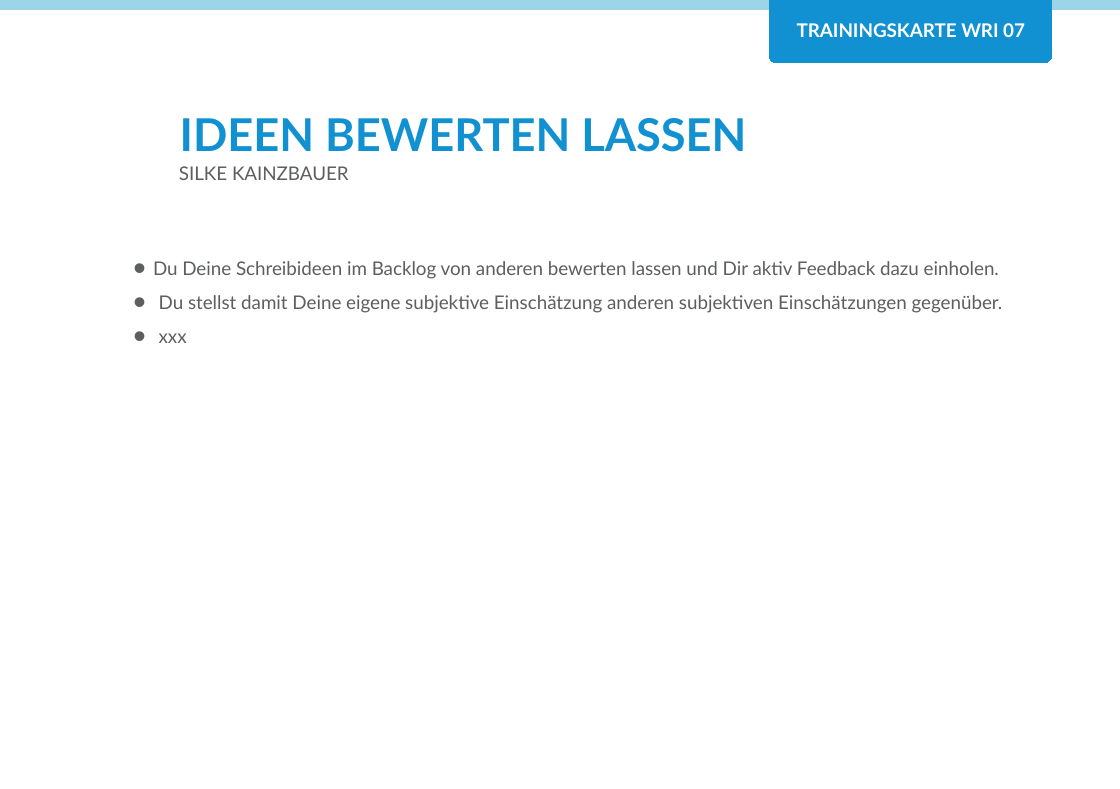
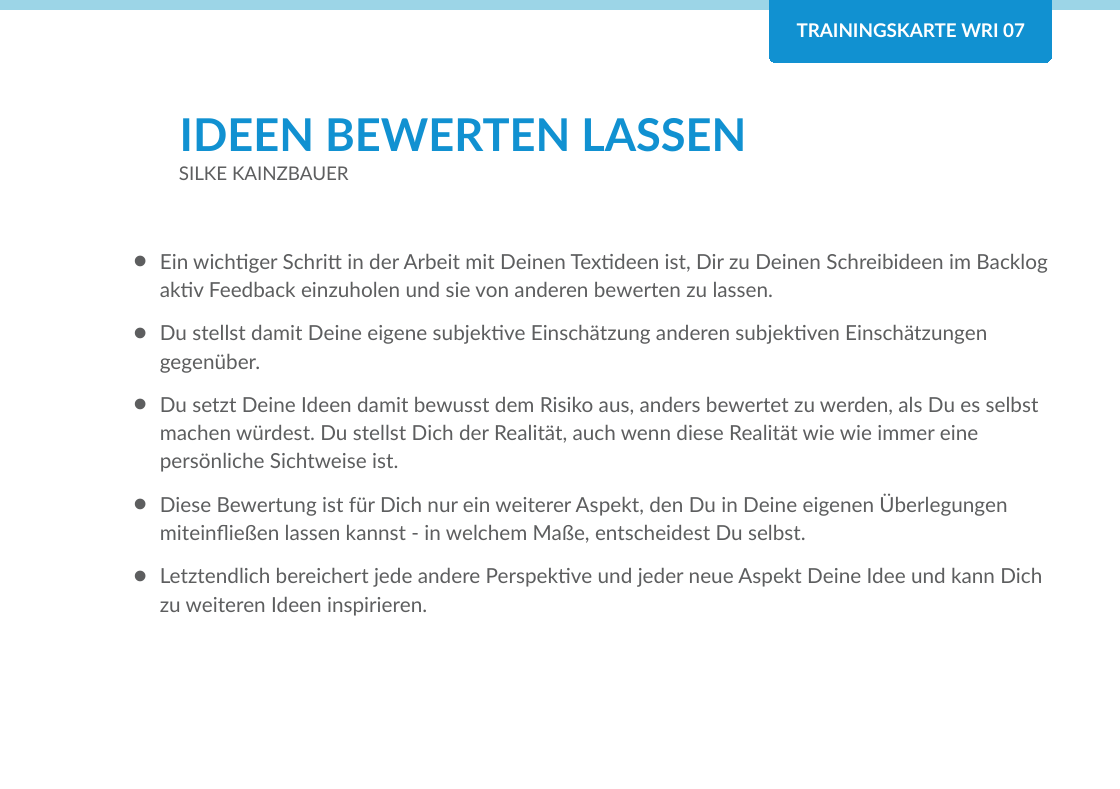
Before and after one commit to Teamtool/training-materials, a slide deck: slide 1 of training-cards/agile moves/Writing (WRI)/ger/apprentice/ger_wri_07_Ideen_bewerten_lassen_AM_A.pptx. Drawn at 1120x789 pixels with LibreOffice and Linux fonts; fonts in the diff are those of the drawing; background and template pictures are left out. Boxes give left, top, right and bottom in pixels: in the first picture for what was removed or moved away, otherwise in the second. Text is boxed around its words. In the diff, an @@ line names an element or a change of style, - is before the commit and + after.

```diff
--- a/training-cards/agile moves/Writing (WRI)/ger/apprentice/ger_wri_07_Ideen_bewerten_lassen_AM_A.pptx
+++ b/training-cards/agile moves/Writing (WRI)/ger/apprentice/ger_wri_07_Ideen_bewerten_lassen_AM_A.pptx
@@ text at (160,253,1047,297): text changed; size 10 to 11 pt @@
-  • Du Deine Schreibideen im Backlog von anderen bewerten lassen und Dir aktiv Feedback dazu einholen.
+  • Ein wichtiger Schritt in der Arbeit mit Deinen Textideen ist, Dir zu Deinen Schreibideen im Backlog aktiv Feedback einzuholen und sie von anderen bewerten zu lassen.
@@ text at (160,324,987,373): size 10 to 11 pt in "Du stellst damit Deine eigene subjektive Einschätzung ..."; list level 1 to 2 in "Du stellst damit Deine eigene ..."; line spacing 1.5 to 15pt @@
@@ text at (160,396,1042,616): text changed; size 10 to 11 pt @@
-• xxx
+  • Du setzt Deine Ideen damit bewusst dem Risiko aus, anders bewertet zu werden, als Du es selbst machen würdest. Du stellst Dich der Realität, auch wenn diese Realität wie wie immer eine persönliche Sichtweise ist.
+  • Diese Bewertung ist für Dich nur ein weiterer Aspekt, den Du in Deine eigenen Überlegungen miteinfließen lassen kannst - in welchem Maße, entscheidest Du selbst.
+  • Letztendlich bereichert jede andere Perspektive und jeder neue Aspekt Deine Idee und kann Dich zu weiteren Ideen inspirieren.
```
Also in this commit, not shown: 1 other slide changed, 5 other files.
